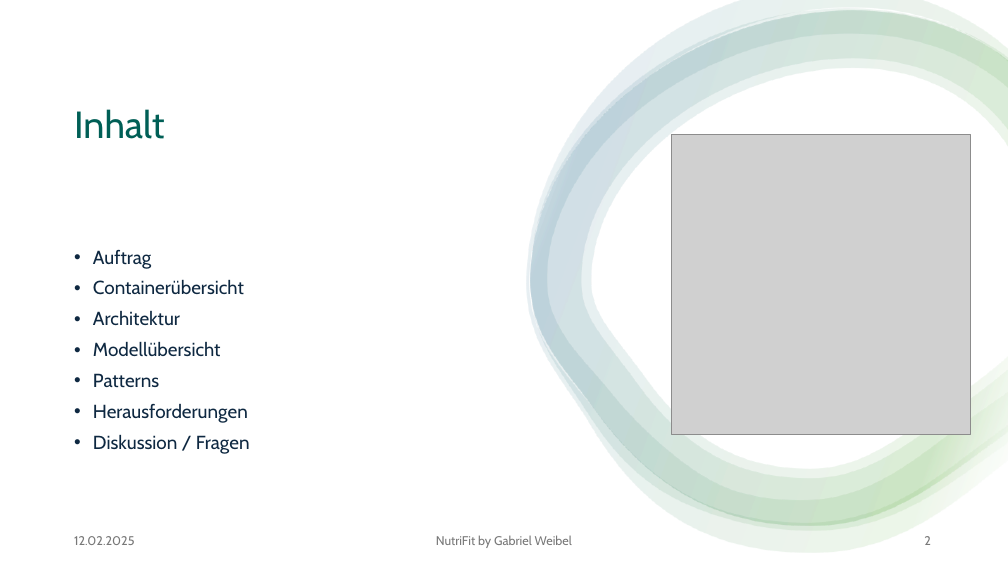
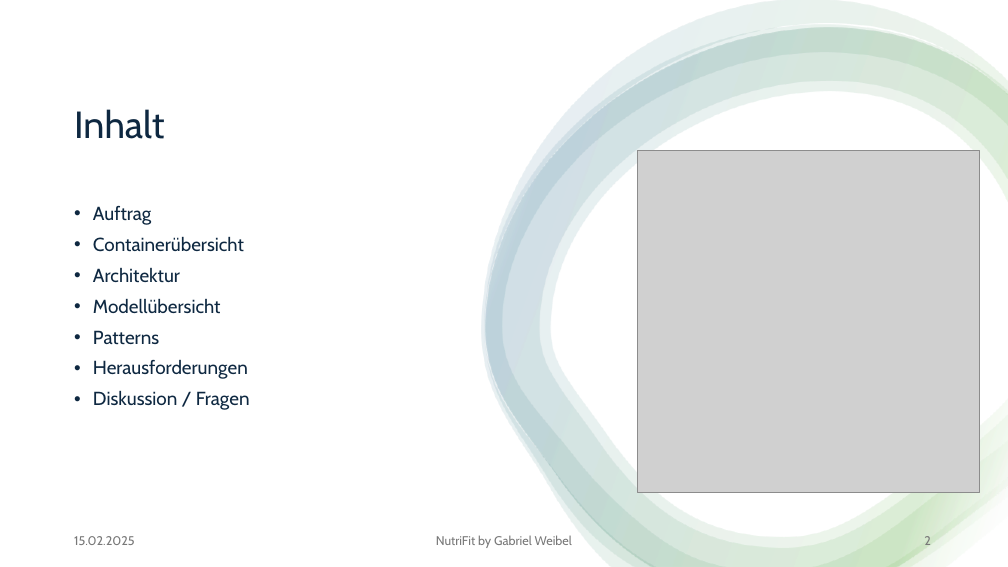
Before and after one commit to gaweCodes/NutriFit, a slide deck: slide 2 of docs/Vorstellung_NutriFit.pptx. Drawn at 1008x567 pixels with LibreOffice and Linux fonts; fonts in the diff are those of the drawing; grey boxes stand for pictures. Boxes give left, top, right and bottom in pixels: in the first picture for what was removed or moved away, otherwise in the second. Text is boxed around its words. In the diff, an @@ line names an element or a change of style, - is before the commit and + after.

```diff
--- a/docs/Vorstellung_NutriFit.pptx
+++ b/docs/Vorstellung_NutriFit.pptx
@@ freeform shape resized from (x1=527, y1=0, x2=1008, y2=553) to (x1=481, y1=0, x2=1008, y2=567) @@
@@ freeform shape resized from (x1=531, y1=8, x2=1008, y2=531) to (x1=485, y1=24, x2=1008, y2=567) @@
@@ freeform shape resized from (x1=531, y1=11, x2=1008, y2=526) to (x1=485, y1=28, x2=1008, y2=567) @@
@@ freeform shape resized from (x1=531, y1=11, x2=1008, y2=526) to (x1=485, y1=28, x2=1008, y2=567) @@
@@ title "Inhalt" at (x1=74, y1=109, x2=165, y2=139): text colour #005F56 to #0E2841 @@
@@ picture resized from (x1=671, y1=135, x2=971, y2=434) to (x1=637, y1=150, x2=980, y2=493) @@
@@ text "Auftrag" at (x1=93, y1=206, x2=250, y2=410): vertical alignment middle to top @@
@@ text at (x1=74, y1=536, x2=135, y2=545): text changed @@
-12.02.2025
+15.02.2025
```
Also in this commit, not shown: 8 other slides changed, 19 other files.
